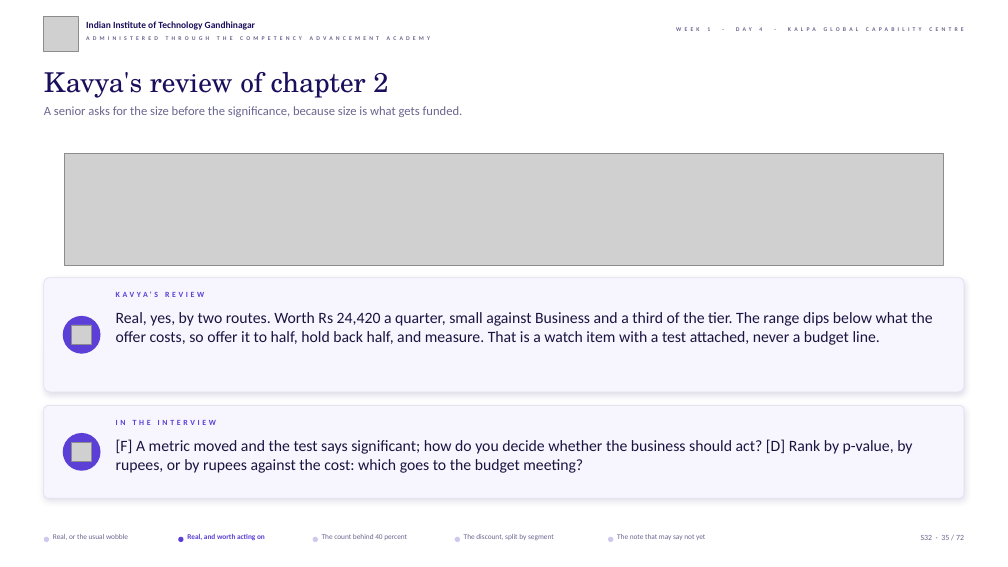
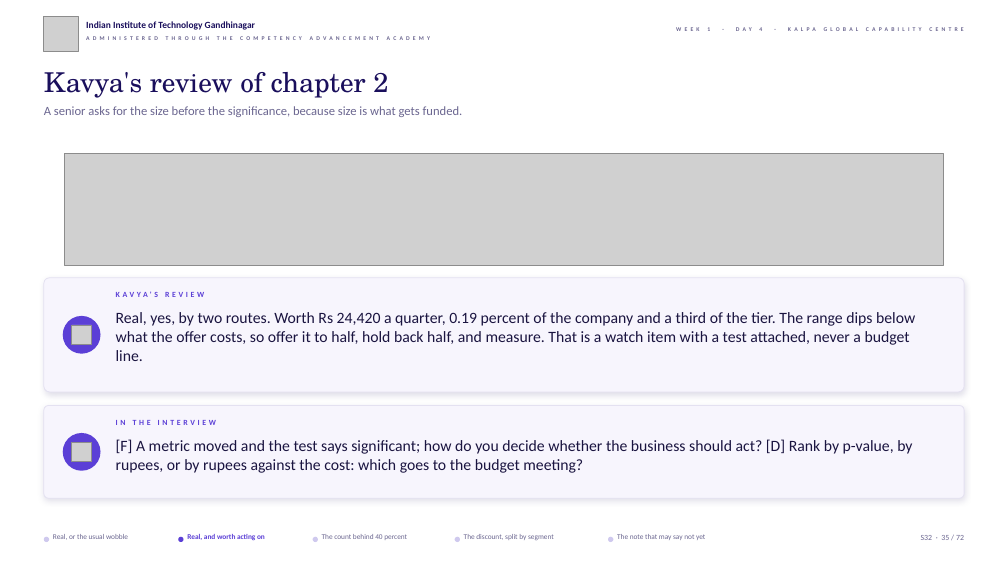
Before and after one commit to fde-academy-lab/c2-content-factory, a slide deck: slide 35 of content/W01/D4/slides/C2_W01_D04_half1_STUDENT.pptx. Drawn at 1008x567 pixels with LibreOffice and Linux fonts; fonts in the diff are those of the drawing; grey boxes stand for pictures; background and template pictures are left out. Boxes give left, top, right and bottom in pixels: in the first picture for what was removed or moved away, otherwise in the second. Text is boxed around its words. In the diff, an @@ line names an element or a change of style, - is before the commit and + after.

```diff
--- a/content/W01/D4/slides/C2_W01_D04_half1_STUDENT.pptx
+++ b/content/W01/D4/slides/C2_W01_D04_half1_STUDENT.pptx
@@ text at (x1=116, y1=312, x2=915, y2=361): text changed @@
-Real, yes, by two routes. Worth Rs 24,420 a quarter, small against Business and a third of the tier. The range dips below what the offer costs, so offer it to half, hold back half, and measure. That is a watch item with a test attached, never a budget line.
+Real, yes, by two routes. Worth Rs 24,420 a quarter, 0.19 percent of the company and a third of the tier. The range dips below what the offer costs, so offer it to half, hold back half, and measure. That is a watch item with a test attached, never a budget line.
```
Also in this commit, not shown: 7 other slides changed, 15 other files.
